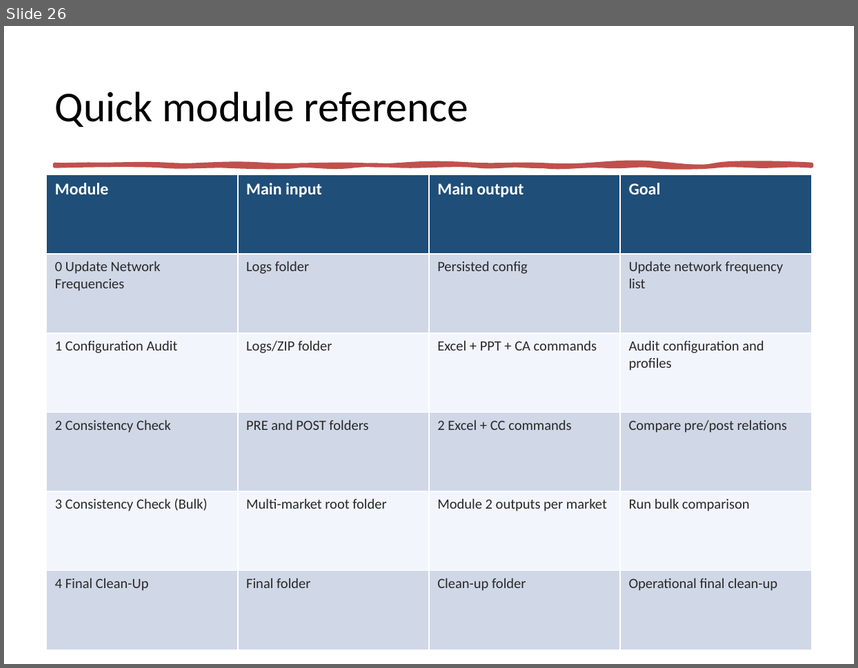
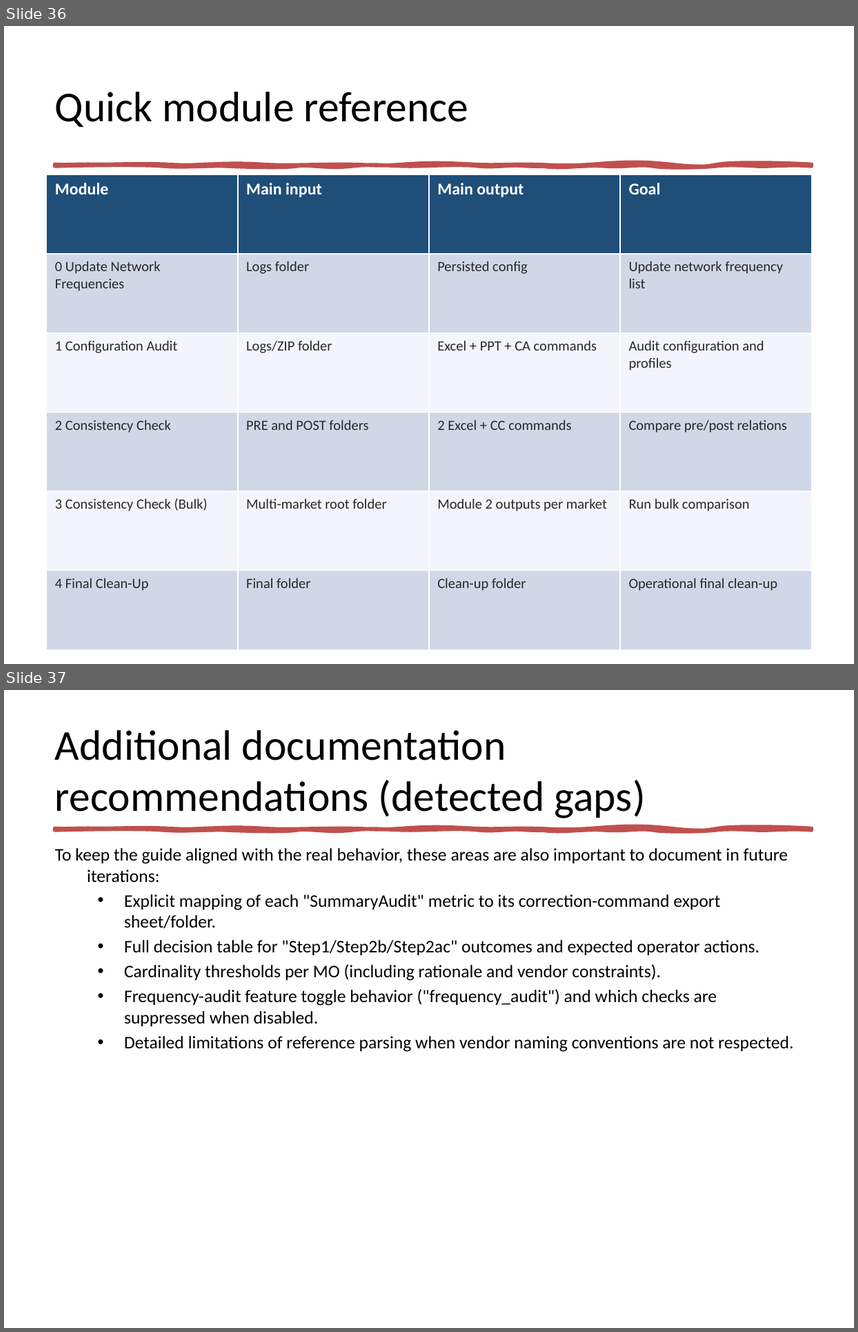
Before and after one commit to jaimetur/SSB_RetuningAutomations, a slide deck: help/User-Guide-SSB-Retuning-Automations-v0.7.3.pptx. Shown one above the other, each under a label of ours: slide 26 before the commit, slides 36 and 37 after it. The pictures are 858x668 and 858x1332 pixels, drawn with LibreOffice and Linux fonts; fonts in the diff are those of the drawing. Boxes give left, top, right and bottom in pixels: in the first picture for what was removed or moved away, otherwise in the second. Text is boxed around its words. In the diff, an @@ line names an element or a change of style, - is before the commit and + after.

Commit message:
Enriched Technical User Guides

```diff
--- a/help/User-Guide-SSB-Retuning-Automations-v0.7.3.pptx
+++ b/help/User-Guide-SSB-Retuning-Automations-v0.7.3.pptx
@@ slide 37 added at [4, 690, 854, 1328], background #FFFFFF; not listed: 1 template element that a slide beside it also shows @@
@@ title added at [55, 730, 646, 818], 36 pt, text #000000 @@
+Additional documentation recommendations (detected gaps)
@@ text added at [55, 848, 793, 1052], 15 pt, text #000000 @@
+To keep the guide aligned with the real behavior, these areas are also important to document in future iterations:
+  • Explicit mapping of each "SummaryAudit" metric to its correction-command export sheet/folder.
+  • Full decision table for "Step1/Step2b/Step2ac" outcomes and expected operator actions.
+  • Cardinality thresholds per MO (including rationale and vendor constraints).
+  • Frequency-audit feature toggle behavior ("frequency_audit") and which checks are suppressed when disabled.
+  • Detailed limitations of reference parsing when vendor naming conventions are not respected.
@@ what was slide 26 is now slide 36 @@
```
Also in this commit, not shown: 1 slide changed, 10 other slides added, 3 other files.
